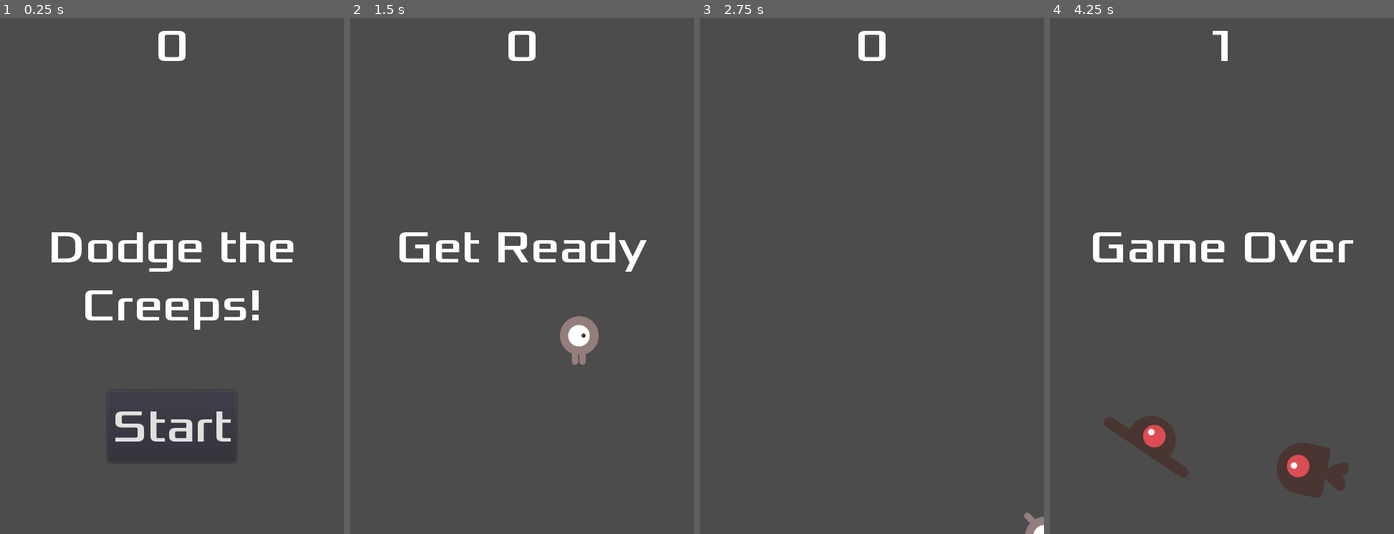
Above: before the commit, frames 1-4 (left to right).
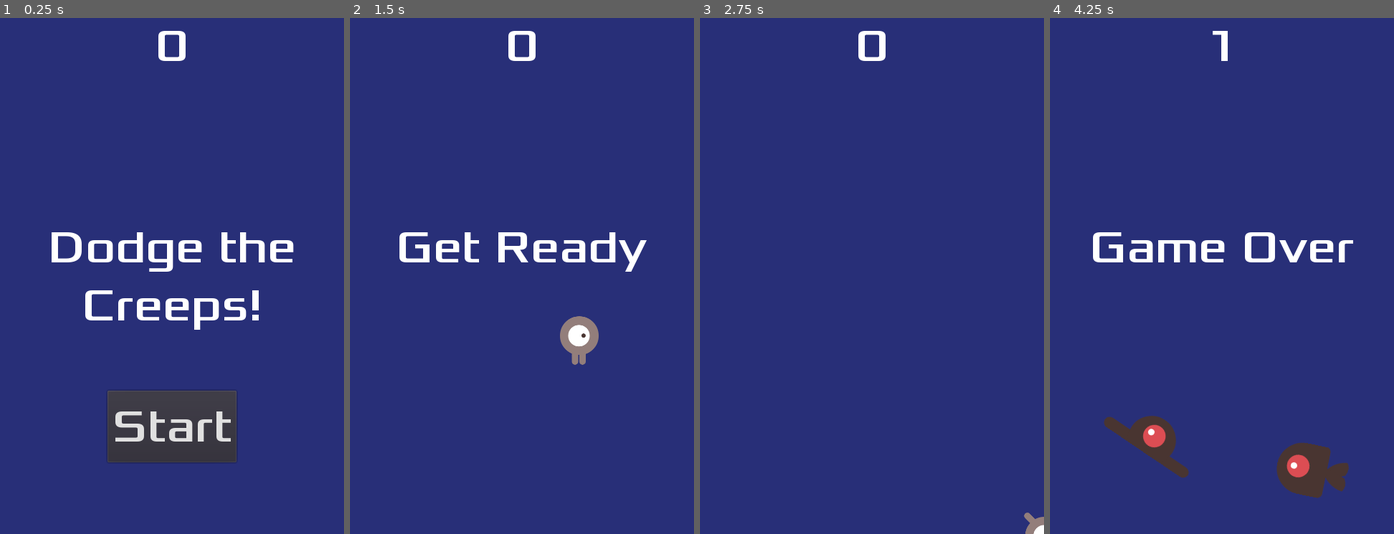
Above: after the commit, the same moments.

Repository: Naetmul/Dodge-the-Creeps
Game: Godot game, scene res://Main.tscn
Two runs of this game, one before a commit and one after it. Both use one fixed random seed, a clock stepped at 60 frames per second and the inputs below.
Inputs:
- Up to frame 1 (0.25 s): no input
- Up to frame 2 (1.5 s): click "Start" at 0.5 s; tap Enter at 1.25 s; hold Right (ui_right) from 1.28 s (still down)
- Up to frame 3 (2.75 s): release Right (ui_right) at 2.03 s; hold Down (ui_down) from 2.03 s (still down)
- Up to frame 4 (4.25 s): release Down (ui_down) at 2.78 s; hold Right (ui_right) 2.78-3.53 s; hold Up (ui_up) from 3.53 s (still down)

The runs differ from the first frame. In frame 1, 92% of the frame differs, in the area x 0-100%, y 0-100%; in frame 2, 97%; in frame 3, 100%; in frame 4, 96%.

Commit message:
Finishing up

Diff:
--- a/HUD.tscn
+++ b/HUD.tscn
@@ -14,6 +14,12 @@
 [sub_resource type="DynamicFont" id=3]
 size = 64
 font_data = ExtResource( 2 )
+
+[sub_resource type="InputEventAction" id=4]
+action = "ui_select"
+
+[sub_resource type="ShortCut" id=5]
+shortcut = SubResource( 4 )
 
 [node name="HUD" type="CanvasLayer"]
 script = ExtResource( 1 )
@@ -46,6 +52,7 @@
 margin_right = 90.0
 margin_bottom = -100.0
 custom_fonts/font = SubResource( 3 )
+shortcut = SubResource( 5 )
 text = "Start"
 
 [node name="MessageTimer" type="Timer" parent="."]
--- a/Main.gd
+++ b/Main.gd
@@ -11,19 +11,20 @@
 #func _process(delta):
 #	pass
 
-
-func game_over():
-	$ScoreTimer.stop()
-	$MobTimer.stop()
-	$HUD.show_game_over()
-
 func new_game():
 	score = 0
 	$Player.start($StartPosition.position)
 	$StartTimer.start()
 	$HUD.update_score(score)
 	$HUD.show_message("Get Ready")
+	$Music.play()
 
+func game_over():
+	$ScoreTimer.stop()
+	$MobTimer.stop()
+	$HUD.show_game_over()
+	$Music.stop()
+	$DeathSound.play()
 
 func _on_StartTimer_timeout():
 	$MobTimer.start()
--- a/Main.tscn
+++ b/Main.tscn
@@ -1,9 +1,11 @@
-[gd_scene load_steps=6 format=2]
+[gd_scene load_steps=8 format=2]
 
 [ext_resource path="res://Main.gd" type="Script" id=1]
 [ext_resource path="res://Mob.tscn" type="PackedScene" id=2]
 [ext_resource path="res://Player.tscn" type="PackedScene" id=3]
 [ext_resource path="res://HUD.tscn" type="PackedScene" id=4]
+[ext_resource path="res://art/House In a Forest Loop.ogg" type="AudioStream" id=5]
+[ext_resource path="res://art/gameover.wav" type="AudioStream" id=6]
 
 [sub_resource type="Curve2D" id=1]
 _data = {
@@ -13,6 +15,11 @@
 [node name="Main" type="Node"]
 script = ExtResource( 1 )
 Mob = ExtResource( 2 )
+
+[node name="ColorRect" type="ColorRect" parent="."]
+margin_right = 480.0
+margin_bottom = 720.0
+color = Color( 0.160784, 0.188235, 0.47451, 1 )
 
 [node name="Player" parent="." instance=ExtResource( 3 )]
 
@@ -34,6 +41,12 @@
 [node name="MobSpawnLocation" type="PathFollow2D" parent="MobPath"]
 
 [node name="HUD" parent="." instance=ExtResource( 4 )]
+
+[node name="Music" type="AudioStreamPlayer" parent="."]
+stream = ExtResource( 5 )
+
+[node name="DeathSound" type="AudioStreamPlayer" parent="."]
+stream = ExtResource( 6 )
 [connection signal="hit" from="Player" to="." method="game_over"]
 [connection signal="timeout" from="MobTimer" to="." method="_on_MobTimer_timeout"]
 [connection signal="timeout" from="ScoreTimer" to="." method="_on_ScoreTimer_timeout"]
Not shown: 1 places in HUD.tscn that only renumber resources
